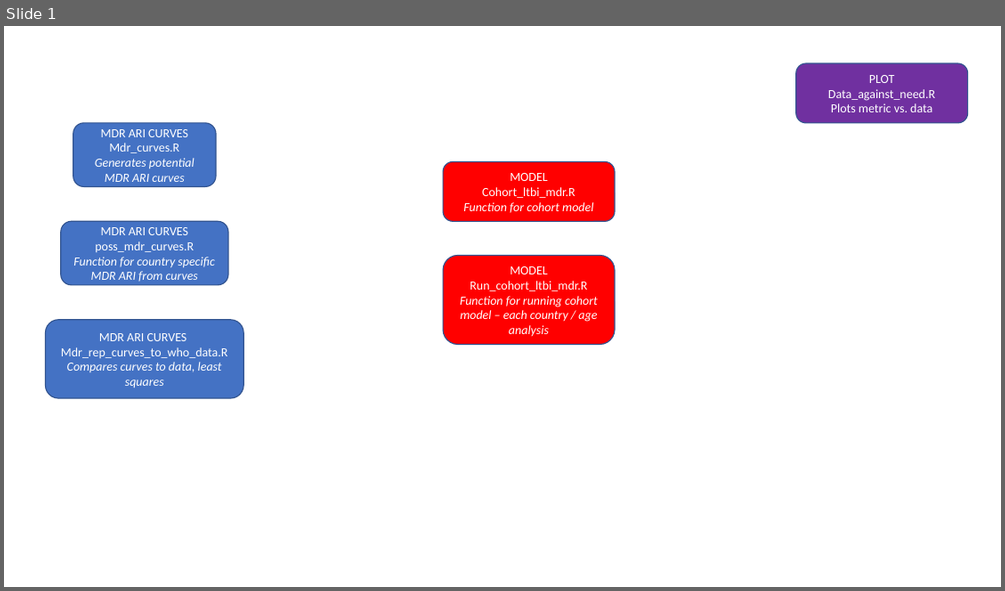
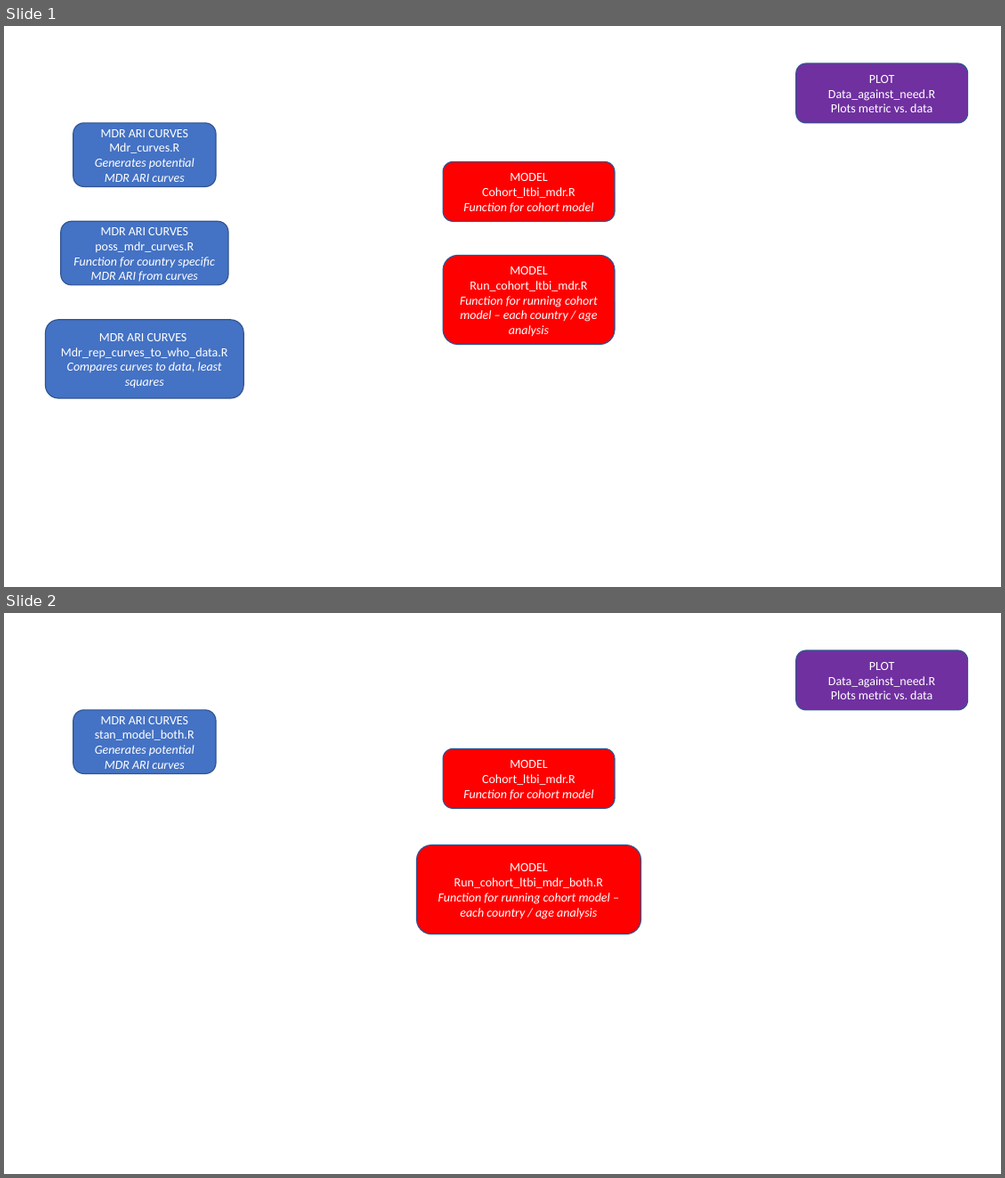
Before and after one commit to gwenknight/LTBI_MDR, a slide deck: code_links.pptx. Shown one above the other, each under a label of ours: slide 1 before the commit, slides 1 and 2 after it. The pictures are 1005x591 and 1005x1178 pixels, drawn with LibreOffice and Linux fonts; fonts in the diff are those of the drawing. Boxes give left, top, right and bottom in pixels: in the first picture for what was removed or moved away, otherwise in the second. Text is boxed around its words. In the diff, an @@ line names an element or a change of style, - is before the commit and + after.

Commit message:
ppt shouldn't commit?

```diff
--- a/code_links.pptx
+++ b/code_links.pptx
@@ slide 2 added at <box>4,613,1001,1174</box>, background #FFFFFF @@
@@ rounded rectangle added at <box>796,650,968,710</box>, fill #7030A0, outline #325491 1 pt, 12 pt, text #FFFFFF @@
+PLOT
+Data_against_need.R
+Plots metric vs. data
@@ rounded rectangle added at <box>73,710,217,774</box>, fill #4472C4, outline #325491 1 pt, 12 pt, text #FFFFFF, italic @@
+MDR ARI CURVES stan_model_both.R
+Generates potential MDR ARI curves
@@ rounded rectangle added at <box>443,748,615,808</box>, fill #FF0000, outline #325491 1 pt, 12 pt, text #FFFFFF @@
+MODEL
+Cohort_ltbi_mdr.R
+Function for cohort model
@@ rounded rectangle added at <box>417,844,641,933</box>, fill #FF0000, outline #325491 1 pt, 12 pt, text #FFFFFF, italic @@
+MODEL
+Run_cohort_ltbi_mdr_both.R
+Function for running cohort model – each country / age analysis
```
